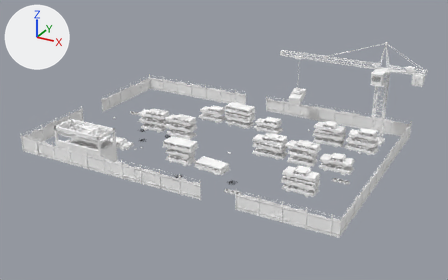
A saved change to the glTF model assets/models/buildings/junkyard.glb.
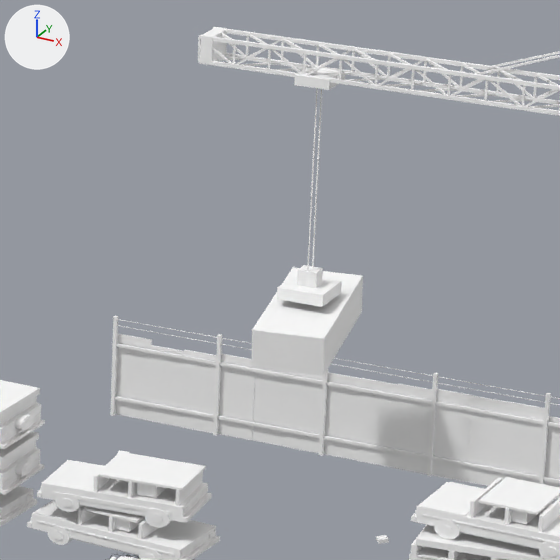
Old and new are each drawn whole from a 50 mm camera at (41.3, -74.2, 37.9) aimed at (1.8, -2.4, 2.0) and again close up on the part from 56% to 75% of the width and 16% to 48% of the height. Arrows for +X, +Y and +Z are at upper left; the lights stay in place. The first two pictures are the older version. Vertices at exactly the same position are counted once.

Before the edit, the objects in view are built like this:
```python
me_junkyard = bpy.data.meshes.new('junkyard')
me_junkyard.from_pydata(...)  # 19232 vertices, 31152 faces; spans x -24.0..26.0, y -16.1..16.1, z -0.1..15.4
# faces by material slot: [31104, 20, 8, 20]
me_junkyard.materials.append(mat_kit_atlas)
me_junkyard.materials.append(mat_glass)
me_junkyard.materials.append(mat_decals)
me_junkyard.materials.append(mat_graffiti)
ob_junkyard = bpy.data.objects.new('junkyard', me_junkyard)
ob_junkyard.location = (0.0, 0.0, 0.0)
```
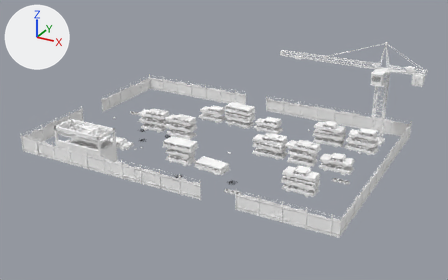
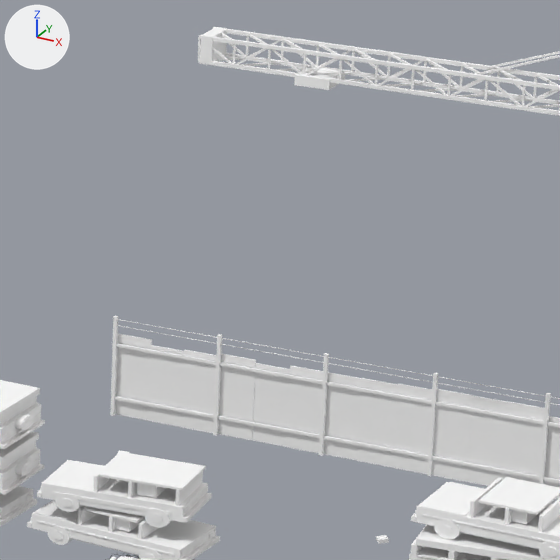
Scene script edits in JSON lines:
```json
{"block": "me_junkyard", "where": "# used by ob_junkyard; location = (0.0, 0.0, 0.0)"}
{"op": "remove", "block": "me_junkyard", "code": "me_junkyard.from_pydata(...)  # 19232 vertices, 31152 faces; spans x -24.0..26.0, y -16.1..16.1, z -0.1..15.4"}
{"op": "add", "block": "me_junkyard", "code": "me_junkyard.from_pydata(...)  # 19192 vertices, 31102 faces; spans x -24.0..26.0, y -16.1..16.1, z -0.1..15.4"}
{"block": "me_junkyard", "change": "me_junkyard part 1: the loose piece of 8 vertices spanning x 6.8..7.2, y 11.8..12.2, z 6.1..6.4 is deleted"}
{"block": "me_junkyard", "change": "me_junkyard part 2: the loose piece of 8 vertices spanning x 6.4..7.6, y 11.4..12.6, z 5.8..6.1 is deleted"}
{"block": "me_junkyard", "change": "me_junkyard part 3: the loose piece of 8 vertices spanning x 7.0, y 12.1..12.2, z 6.1..11.2 is deleted"}
{"block": "me_junkyard", "change": "me_junkyard part 4: the loose piece of 8 vertices spanning x 5.8..8.2, y 10.0..14.0, z 4.4..5.8 is deleted"}
{"block": "me_junkyard", "change": "me_junkyard part 5: the loose piece of 8 vertices spanning x 7.0, y 11.8..11.9, z 6.1..11.2 is deleted"}
```

Boxes (x1, y1, x2, y2) around the edits, measured in the close-ups (560 x 560 px):
```json
{"part": 1, "of": "me_junkyard", "change": "deleted", "before": [297, 265, 323, 288]}
{"part": 2, "of": "me_junkyard", "change": "deleted", "before": [277, 274, 342, 307]}
{"part": 3, "of": "me_junkyard", "change": "deleted", "before": [312, 89, 322, 267]}
{"part": 4, "of": "me_junkyard", "change": "deleted", "before": [251, 267, 363, 376]}
{"part": 5, "of": "me_junkyard", "change": "deleted", "before": [307, 88, 318, 271]}
```
